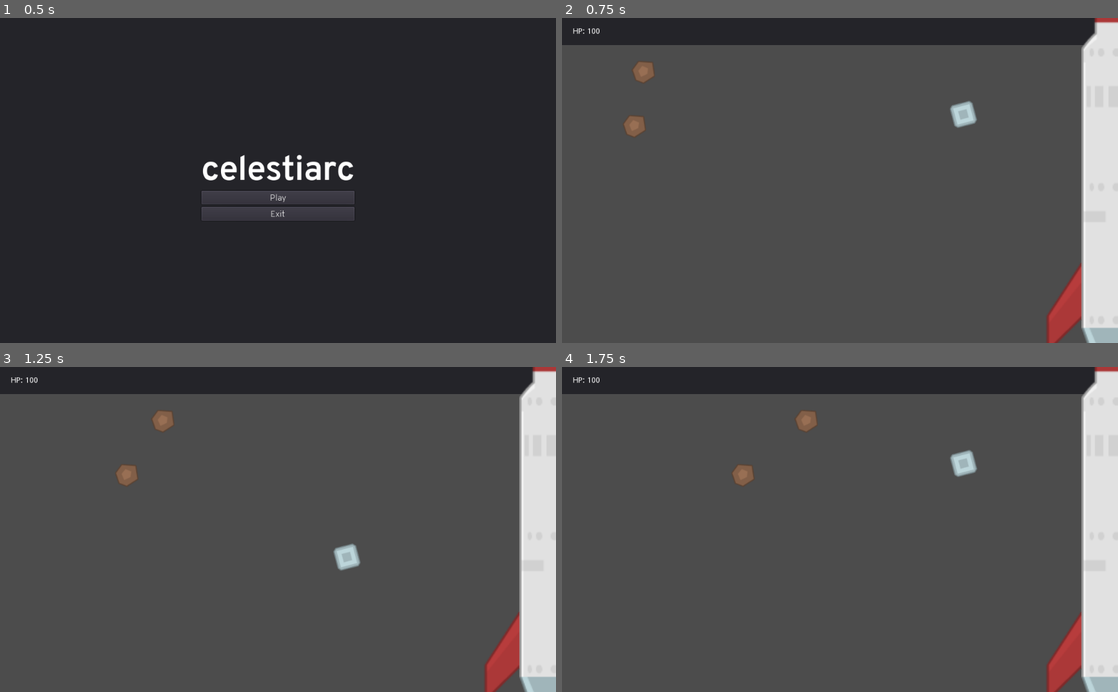
Above: before the commit, frames 1-4 (two rows, left to right).
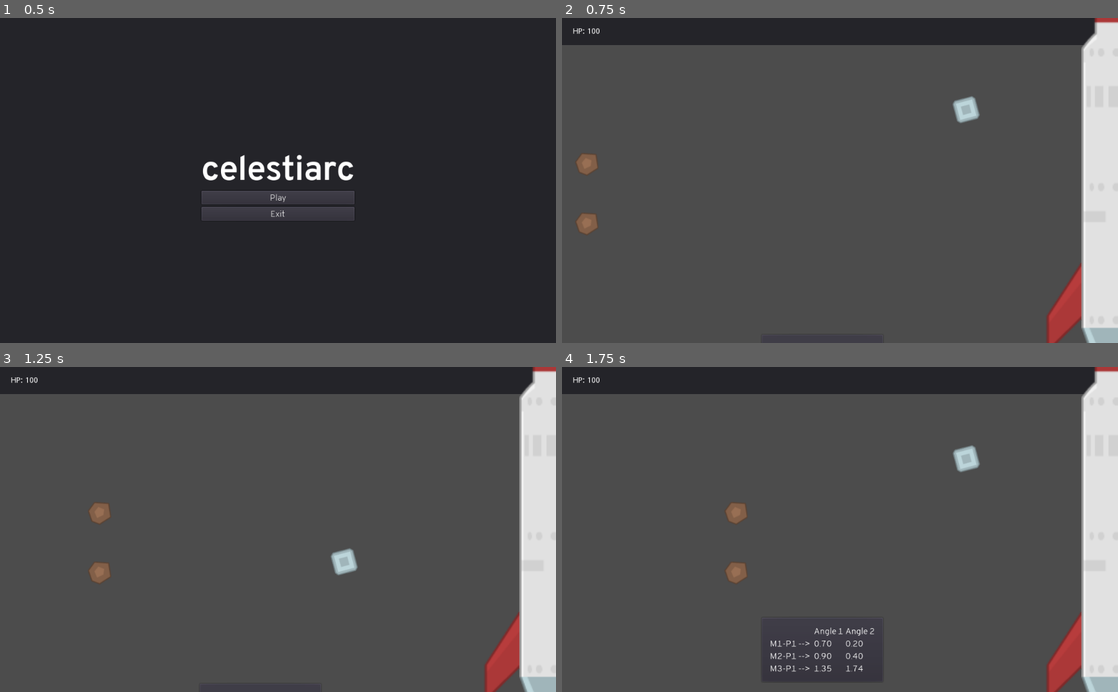
Above: after the commit, the same moments.

Repository: DrgnInventor/celestiarc
Game: Godot game, scene res://scenes/MainMenu.tscn
Same seed, same stepped clock (60 frames per second), same inputs: the game is played once before the commit and once after it.
Inputs:
- Up to frame 1 (0.5 s): no input
- Up to frame 2 (0.75 s): click "Play" at 0.5 s
- Up to frame 3 (1.25 s): no input
- Up to frame 4 (1.75 s): hold Up (ui_up) from 1.28 s (still down)

Frame 1 is identical in both runs. In frame 2, 1.1% of the frame differs, in the area x 2-76%, y 13-67%; in frame 3, 1.1%; in frame 4, 1.5%, in the area x 29-76%, y 13-97%.

Commit message:
Meteor platform table (#2)
Create textual meteor table data generation and rudimentary UI for it.

* Implement basic meteor-platform table

* Add a toggleable table in the main screen

* Create meteor platform table data generator

* Use canonical coords in add_meteor

* Move coord_util to its own class

This allows avoiding redundant simple_* functions that are just for
convenience, while still making it easy to test those functions.

* Fix offset calculator and wrong indices in tables

Also includes storing meteorites in array for quick access in debugging scenarios.

* Make CoordUtil a Singleton

* Make meteor use CoordUtil

Also change add_meteor so it does not modify the velocity again

* Make platform convert to px coord

Diff:
--- a/project.godot
+++ b/project.godot
@@ -13,9 +13,15 @@
 "class": "Helpers",
 "language": "GDScript",
 "path": "res://scripts/helpers.gd"
+}, {
+"base": "Node",
+"class": "coord_util",
+"language": "GDScript",
+"path": "res://scripts/coord_util.gd"
 } ]
 _global_script_class_icons={
-"Helpers": ""
+"Helpers": "",
+"coord_util": ""
 }
 
 [application]
@@ -24,6 +30,10 @@
 run/main_scene="res://scenes/MainMenu.tscn"
 config/icon="res://icon.png"
 
+[autoload]
+
+CoordUtil="*res://scripts/coord_util.gd"
+
 [rendering]
 
 environment/default_environment="res://default_env.tres"
--- /dev/null
+++ b/resources/DefaultLabelFont.tres
@@ -0,0 +1,7 @@
+[gd_resource type="DynamicFont" load_steps=2 format=2]
+
+[sub_resource type="DynamicFontData" id=1]
+font_path = "res://assets/fonts/transpass/Transpass-Light.ttf"
+
+[resource]
+font_data = SubResource( 1 )
--- a/scenes/Main.tscn
+++ b/scenes/Main.tscn
@@ -1,8 +1,9 @@
-[gd_scene load_steps=4 format=2]
+[gd_scene load_steps=5 format=2]
 
 [ext_resource path="res://scenes/SpaceStation.tscn" type="PackedScene" id=1]
 [ext_resource path="res://scripts/main.gd" type="Script" id=2]
 [ext_resource path="res://scenes/RotatingPlatform.tscn" type="PackedScene" id=3]
+[ext_resource path="res://scenes/MeteorPlatformTable.tscn" type="PackedScene" id=4]
 
 [node name="Main" type="Node2D"]
 script = ExtResource( 2 )
@@ -35,5 +36,12 @@
 
 [node name="RotatingPlatform" parent="." instance=ExtResource( 3 )]
 position = Vector2( 689.191, 264.475 )
-radius = 100
+radius = 20
 rotational_velocity = 6.28
+rotational_offset = 0.0
+
+[node name="MeteorPlatformTable" parent="." instance=ExtResource( 4 )]
+margin_left = 366.223
+margin_top = 583.314
+margin_right = 466.223
+margin_bottom = 683.314
--- a/scenes/MainMenu.tscn
+++ b/scenes/MainMenu.tscn
@@ -1,6 +1,7 @@
-[gd_scene load_steps=6 format=2]
+[gd_scene load_steps=5 format=2]
 
 [ext_resource path="res://scripts/MainMenu.gd" type="Script" id=1]
+[ext_resource path="res://resources/DefaultLabelFont.tres" type="DynamicFont" id=2]
 
 [sub_resource type="DynamicFontData" id=1]
 font_path = "res://assets/fonts/transpass/Transpass-Bold.ttf"
@@ -8,12 +9,6 @@
 [sub_resource type="DynamicFont" id=2]
 size = 64
 font_data = SubResource( 1 )
-
-[sub_resource type="DynamicFontData" id=3]
-font_path = "res://assets/fonts/transpass/Transpass-Light.ttf"
-
-[sub_resource type="DynamicFont" id=4]
-font_data = SubResource( 3 )
 
 [node name="MainMenu" type="Control"]
 anchor_right = 1.0
@@ -54,14 +49,14 @@
 margin_top = 80.0
 margin_right = 282.0
 margin_bottom = 105.0
-custom_fonts/font = SubResource( 4 )
+custom_fonts/font = ExtResource( 2 )
 text = "Play"
 
 [node name="ExitButton" type="Button" parent="Panel/VBoxContainer"]
 margin_top = 110.0
 margin_right = 282.0
 margin_bottom = 135.0
-custom_fonts/font = SubResource( 4 )
+custom_fonts/font = ExtResource( 2 )
 text = "Exit"
 __meta__ = {
 "_edit_use_anchors_": false
--- /dev/null
+++ b/scenes/MeteorPlatformTable.tscn
@@ -0,0 +1,31 @@
+[gd_scene load_steps=2 format=2]
+
+[ext_resource path="res://scripts/MeteorPlatformTable.gd" type="Script" id=2]
+
+[node name="MeteorPlatformTable" type="PanelContainer"]
+margin_right = 100.0
+margin_bottom = 100.0
+script = ExtResource( 2 )
+__meta__ = {
+"_edit_use_anchors_": false
+}
+
+[node name="MarginContainer" type="MarginContainer" parent="."]
+margin_left = 7.0
+margin_top = 7.0
+margin_right = 93.0
+margin_bottom = 93.0
+custom_constants/margin_right = 10
+custom_constants/margin_top = 10
+custom_constants/margin_left = 10
+custom_constants/margin_bottom = 10
+
+[node name="Wrapper" type="GridContainer" parent="MarginContainer"]
+margin_left = 10.0
+margin_top = 10.0
+margin_right = 76.0
+margin_bottom = 76.0
+columns = 3
+__meta__ = {
+"_edit_use_anchors_": false
+}
--- a/scripts/Meteor.gd
+++ b/scripts/Meteor.gd
@@ -6,7 +6,10 @@
 
 
 func _physics_process(delta):
-	var collision = move_and_collide(velocity * direction_vector * delta)
+	var collision = move_and_collide(
+		CoordUtil.canon_to_px_coord(Vector2(velocity, 0)).x
+		* direction_vector * delta
+	)
 
 	if collision:
 		if _is_space_station(collision.get_collider()):
--- /dev/null
+++ b/scripts/MeteorPlatformTable.gd
@@ -0,0 +1,25 @@
+extends PanelContainer
+
+const default_font = preload("res://resources/DefaultLabelFont.tres")
+onready var wrapper = $MarginContainer/Wrapper
+
+
+func _ready():
+	## Example data
+	create_row("", "Angle 1", "Angle 2")
+	create_row("M1-P1 --> ", "0.70", "0.20")
+	create_row("M2-P1 --> ", "0.90", "0.40")
+	create_row("M3-P1 --> ", "1.35", "1.74")
+
+
+func _create_label(text: String) -> Label:
+	var label = Label.new()
+	label.set("custom_fonts/font", default_font)
+	label.text = text
+	return label
+
+
+func create_row(a: String, b: String, c: String) -> void:
+	wrapper.add_child(_create_label(a))
+	wrapper.add_child(_create_label(b))
+	wrapper.add_child(_create_label(c))
--- a/scripts/RotatingPlatform.gd
+++ b/scripts/RotatingPlatform.gd
@@ -12,7 +12,7 @@
 
 
 func _ready():
-	collider.position.x = radius
+	collider.position.x = px_radius()
 	if not Engine.editor_hint:
 		orbit_line.visible = false
 
@@ -28,9 +28,13 @@
 	return collider != null
 
 
+func px_radius() -> float:
+	return CoordUtil.x_canon_to_px_coord(radius)
+
+
 func tool_refresh():
 	if Engine.editor_hint and is_ready():
-		collider.position.x = radius
+		collider.position.x = px_radius()
 		# Minus because trigonometry
 		rotation = -rotational_offset
 		refresh_orbit()
@@ -41,8 +45,8 @@
 	var angle_delta = 2 * PI / point_count
 	orbit_line.clear_points()
 	for i in range(point_count):
-		orbit_line.add_point(Vector2(radius * cos(i * angle_delta),
-									 radius * sin(i * angle_delta)))
+		orbit_line.add_point(Vector2(px_radius() * cos(i * angle_delta),
+									 px_radius() * sin(i * angle_delta)))
 
 
 func set_radius(value):
--- /dev/null
+++ b/scripts/coord_util.gd
@@ -0,0 +1,43 @@
+tool
+extends Node
+class_name coord_util
+
+# It is easier to hardcode these values for now
+const hud_h = 50.0
+const window_h = 600.0
+
+
+func px_to_canon_coord(coord: Vector2) -> Vector2:
+	"""Convert pixel coordinates to the coordinates more comfortable for game.
+
+	Canonical origin is located at the bottom left corner of the window, just
+	like in mathematics. Point (0, 100) is located at the top left corner,
+	*below the hud*. There are 2 reasons, a) it's simpler to think with round
+	numbers and b) HUD is opaque and we don't want meteorites there."""
+	var new_coord = coord
+	# Move origin to bottom left
+	new_coord.y -= window_h
+	# Flip Y axis
+	new_coord.y *= -1
+	# The numerator is the distance from bottom to hud. Since this distance
+	# should be 100 units, we divide it with 100. The result is the scale, the
+	# multiplier to obtain from canon to pixel (not vice-versa). Because of that
+	# coordinates are diviced not multiplied
+	new_coord /= (window_h - hud_h) / 100
+	return new_coord
+
+
+func canon_to_px_coord(coord: Vector2) -> Vector2:
+	"""Convert the convenient coordinates to pixel grid.
+
+	Since this is the reverse of `px_to_canon_coord`, the explanation of the
+	code can be seen there."""
+	var new_coord = coord
+	new_coord *= (window_h - hud_h) / 100
+	new_coord /= Vector2(1, -1)
+	new_coord.y += window_h
+	return new_coord
+
+
+func x_canon_to_px_coord(x: float) -> float:
+	return canon_to_px_coord(Vector2(x, 0)).x
--- a/scripts/helpers.gd
+++ b/scripts/helpers.gd
@@ -1,44 +1,4 @@
 class_name Helpers
-
-
-static func px_to_canon_coord(
-	coord: Vector2,
-	window_height: float,
-	hud_height: float
-) -> Vector2:
-	"""Convert pixel coordinates to the coordinates more comfortable for game.
-
-	Canonical origin is located at the bottom left corner of the window, just
-	like in mathematics. Point (0, 100) is located at the top left corner,
-	*below the hud*. There are 2 reasons, a) it's simpler to think with round
-	numbers and b) HUD is opaque and we don't want meteorites there."""
-	var new_coord = coord
-	# Move origin to bottom left
-	new_coord.y -= window_height
-	# Flip Y axis
-	new_coord.y *= -1
-	# The numerator is the distance from bottom to hud. Since this distance
-	# should be 100 units, we divide it with 100. The result is the scale, the
-	# multiplier to obtain from canon to pixel (not vice-versa). Because of that
-	# coordinates are diviced not multiplied
-	new_coord /= (window_height - hud_height) / 100
-	return new_coord
-
-
-static func canon_to_px_coord(
-	coord: Vector2,
-	window_height: float,
-	hud_height: float
-) -> Vector2:
-	"""Convert the convenient coordinates to pixel grid.
-
-	Since this is the reverse of `px_to_canon_coord`, the explanation of the
-	code can be seen there."""
-	var new_coord = coord
-	new_coord *= (window_height - hud_height) / 100
-	new_coord /= Vector2(1, -1)
-	new_coord.y += window_height
-	return new_coord
 
 
 static func calculate_rotational_offset(
@@ -81,8 +41,8 @@
 	`meteor` should be an instance of res://scenes/Meteor.tscn
 	`platform` should be an instance of res://scenes/RotatingPlatform.tscn"""
 	return calculate_rotational_offset(
-		meteor.position,
-		platform.position,
+		CoordUtil.px_to_canon_coord(meteor.position),
+		CoordUtil.px_to_canon_coord(platform.position),
 		platform.radius,
 		platform.rotational_velocity,
 		meteor.velocity
--- a/scripts/main.gd
+++ b/scripts/main.gd
@@ -1,19 +1,31 @@
 extends Node2D
 
-const Meteor = preload("res://scenes/Meteor.tscn")
-const Helpers = preload("res://scripts/helpers.gd")
+var Meteor = load("res://scenes/Meteor.tscn")
+var Helpers = load("res://scripts/helpers.gd")
+var is_table_active = false
 onready var hud = $HUD
 onready var hp_label = $HUD/Panel/HpLabel
 onready var space_station = $SpaceStation
+onready var meteor_platform_table = $MeteorPlatformTable
 
 
 func _ready():
 	refresh_hp_label()
 	space_station.connect("hp_change", self, "_on_space_station_hp_change")
-	# warning-ignore:return_value_discarded
-	add_meteor(Vector2(100, 100), 300)
-	# warning-ignore:return_value_discarded
-	add_meteor(Vector2(100, 200), 200)
+	# warning-ignore:unused_variable
+	var meteors = [
+		add_meteor(Vector2(0, 40), 50),
+		add_meteor(Vector2(0, 60), 50)
+	]
+
+	print(gen_meteor_platform_table_data(meteors, [$RotatingPlatform]))
+
+
+func _process(_delta) -> void:
+	if Input.is_action_just_pressed("ui_up"):
+		show_table()
+	if Input.is_action_just_pressed("ui_down"):
+		hide_table()
 
 
 func _on_meteor_collision():
@@ -28,7 +40,7 @@
 	var m = Meteor.instance()
 	m.connect("hit", self, "_on_meteor_collision")
 	m.velocity = v
-	m.global_position = pos
+	m.global_position = CoordUtil.canon_to_px_coord(pos)
 	add_child(m)
 	return m
 
@@ -37,9 +49,44 @@
 	hp_label.text = "HP: %03d" % space_station.current_hp
 
 
-func px_to_canon_coord(coord: Vector2) -> Vector2:
-	return Helpers.px_to_canon_coord(coord, OS.window_size.y, hud.rect_size.y)
+func show_table() -> void:
+	if is_table_active:
+		return
+	meteor_platform_table.rect_position.y -= meteor_platform_table.rect_size.y
+	is_table_active = true
 
 
-func canon_to_px_coord(coord: Vector2) -> Vector2:
-	return Helpers.canon_to_px_coord(coord, OS.window_size.y, hud.rect_size.y)
+func hide_table():
+	if not is_table_active:
+		return
+	meteor_platform_table.rect_position.y += meteor_platform_table.rect_size.y
+	is_table_active = false
+
+
+func gen_meteor_platform_table_data(meteors: Array, platforms: Array) -> Array:
+	var res = []
+	for p_i in platforms.size():
+		for m_i in meteors.size():
+			var offsets = Helpers.simple_calculate_rotational_offset(
+				meteors[m_i],
+				platforms[p_i]
+			)
+			var val_1 = ""
+			var val_2 = ""
+			match offsets.size():
+				0:
+					val_1 = "-"
+					val_2 = "-"
+				1:
+					val_1 = str(offsets[0])
+					val_2 = "-"
+				2:
+					val_1 = str(offsets[0])
+					val_2 = str(offsets[1])
+				_:
+					push_error("'offsets' is in wrong shape! ")
+
+			var title = "M%s-P%s" % [m_i + 1, p_i + 1]
+			res.append([title, val_1, val_2])
+
+	return res
--- a/test/test_coord.gd
+++ /dev/null
@@ -1,23 +0,0 @@
-extends 'res://addons/gut/test.gd'
-
-const Helpers = preload("res://scripts/helpers.gd")
-const window_height = 750
-const hud_height = 50
-
-
-func to_px_coord(coord: Vector2) -> Vector2:
-		return Helpers.canon_to_px_coord(coord, window_height, hud_height)
-
-
-func to_canon_coord(coord: Vector2) -> Vector2:
-		return Helpers.px_to_canon_coord(coord, window_height, hud_height)
-
-
-func test_assert_coord_1():
-		assert_eq(to_px_coord(Vector2(0, 0)),
-							Vector2(0, window_height))
-
-
-func test_assert_coord_2():
-		assert_eq(to_px_coord(Vector2(100, 100)),
-							Vector2(window_height - hud_height, hud_height))
--- /dev/null
+++ b/test/test_coord_util.gd
@@ -0,0 +1,20 @@
+extends 'res://addons/gut/test.gd'
+
+
+func test_assert_coord_1():
+		assert_eq(CoordUtil.canon_to_px_coord(Vector2(0, 0)),
+				  Vector2(0, CoordUtil.window_h))
+
+
+func test_assert_coord_2():
+		assert_eq(CoordUtil.canon_to_px_coord(Vector2(100, 100)),
+				  Vector2(CoordUtil.window_h - CoordUtil.hud_h,
+									CoordUtil.hud_h))
+
+
+func test_two_way_conversion():
+		"""When a coordinate is converted canon to px to canon, it should stay
+		the same."""
+		var v = Vector2(rand_range(-1000.0, 1000.0), rand_range(-1000.0, 1000.0))
+		assert_eq(CoordUtil.px_to_canon_coord(CoordUtil.canon_to_px_coord(v)),
+							v)
